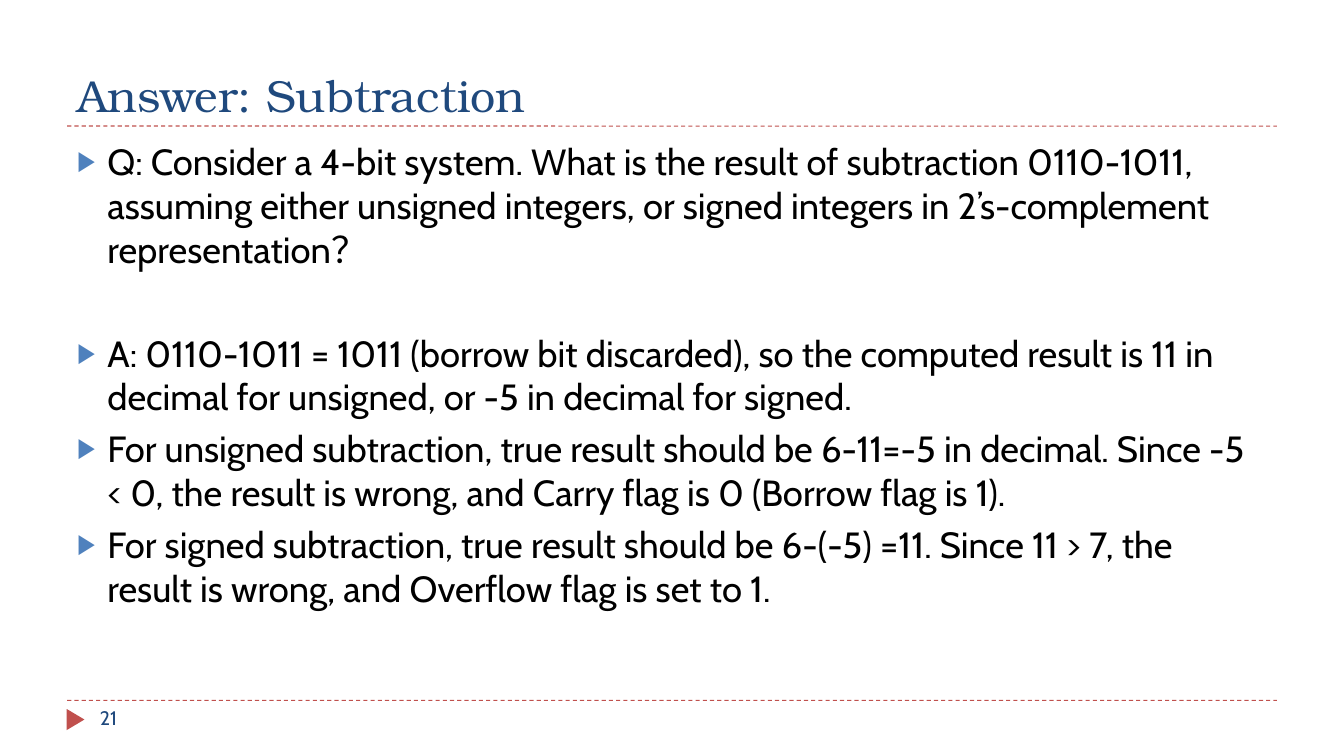
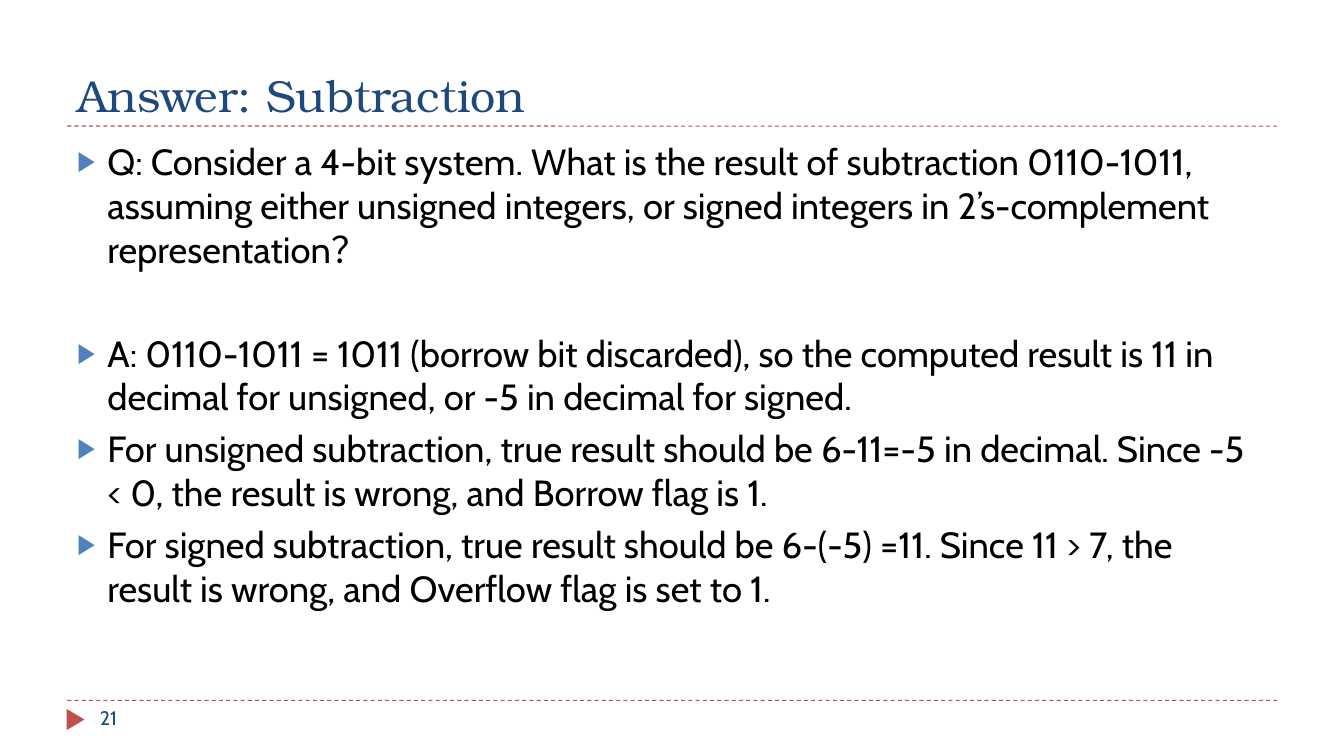
Before and after one commit to guhofstra/CSC111Fa26, a slide deck: slide 21 of PPTs/Ch2_Data_Representation_Exercises ANS.pptx. Drawn at 1344x756 pixels with LibreOffice and Linux fonts; fonts in the diff are those of the drawing. Boxes give left, top, right and bottom in pixels: in the first picture for what was removed or moved away, otherwise in the second. Text is boxed around its words. In the diff, an @@ line names an element or a change of style, - is before the commit and + after.

```diff
--- a/PPTs/Ch2_Data_Representation_Exercises ANS.pptx
+++ b/PPTs/Ch2_Data_Representation_Exercises ANS.pptx
@@ text at <box>107,434,1244,514</box>: text changed @@
-▶ For unsigned subtraction, true result should be 6-11=-5 in decimal. Since -5 < 0, the result is wrong, and Carry flag is 0 (Borrow flag is 1).
+▶ For unsigned subtraction, true result should be 6-11=-5 in decimal. Since -5 < 0, the result is wrong, and Borrow flag is 1.
```
Also in this commit, not shown: 8 other slides changed, 2 other files.
